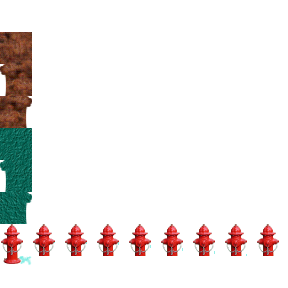
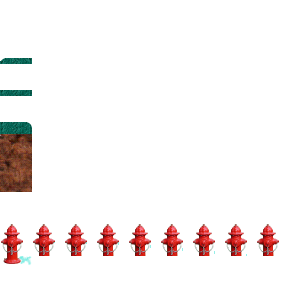
Revision of a layered 288 × 288 image; what changed, layer by layer:
added group "ground" with 8 layers above "Eingefügte Ebene #2" over [0, 58, 32, 192]
added group "grass" with 3 layers in group "ground" over [0, 58, 32, 128]
added layer "grass_right" in group "grass" over [0, 122, 32, 128]
added layer "grass_left" in group "grass" over [0, 58, 32, 64]
added layer "grass_middle" in group "grass" over [0, 90, 32, 96]
added group "grassy_soil" with 1 layers in group "ground" over [0, 128, 32, 160]
added layer "grassy_soil_1" in group "grassy_soil" over [0, 128, 32, 160]
added group "soil" with 1 layers in group "ground" over [0, 160, 32, 192]
added layer "soil_1" in group "soil" over [0, 160, 32, 192]
painted on "tiles.png" over [0, 32, 32, 224]
